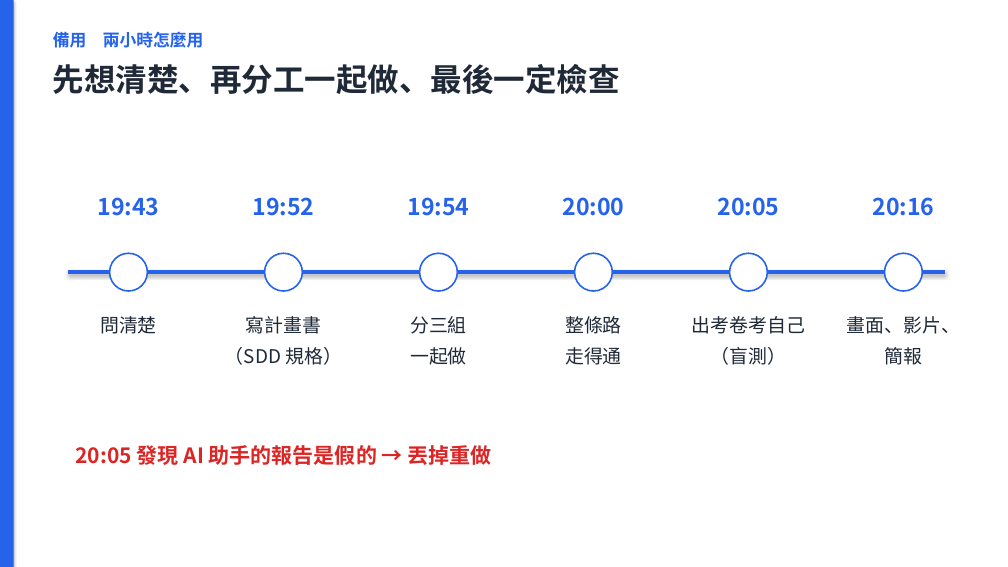
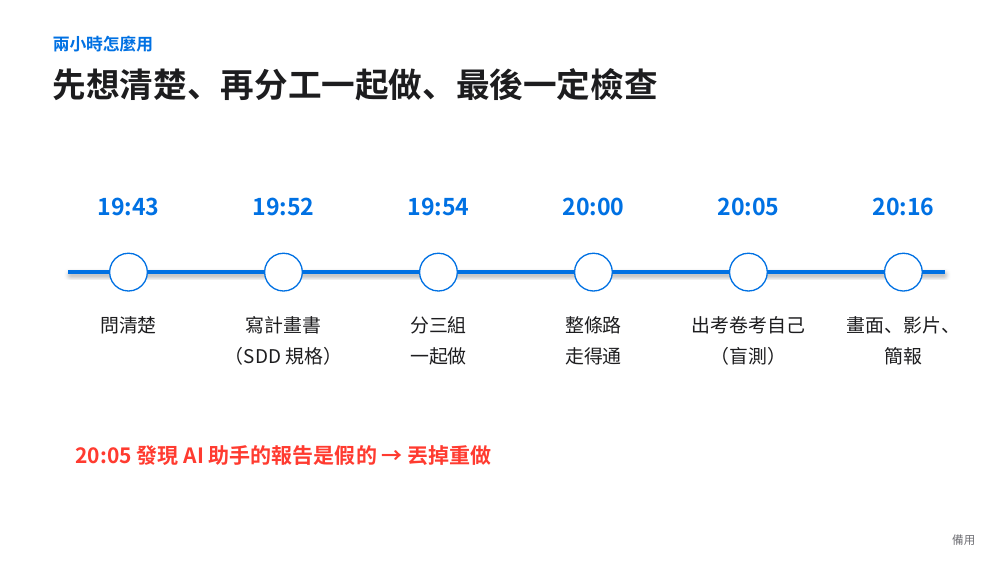
Before and after one commit to jaylooloomi/contract-check, a slide deck: slide 10 of docs/deck/合約外規檢查_簡報.pptx. Drawn at 1008x567 pixels with LibreOffice and Linux fonts; fonts in the diff are those of the drawing. Boxes give left, top, right and bottom in pixels: in the first picture for what was removed or moved away, otherwise in the second. Text is boxed around its words. In the diff, an @@ line names an element or a change of style, - is before the commit and + after.

```diff
--- a/docs/deck/合約外規檢查_簡報.pptx
+++ b/docs/deck/合約外規檢查_簡報.pptx
@@ rectangle removed at [0, 0, 14, 567] @@
@@ text at [53, 35, 153, 52]: text changed; text colour #2563EB to #0071E3 @@
-備用 兩小時怎麼用
+兩小時怎麼用
@@ text "先想清楚、再分工一起做、最後一定檢查" at [53, 68, 658, 101]: size 30 to 32 pt, text colour #1F2937 to #1D1D1F @@
@@ text colour #2563EB to #0071E3 in 6 elements at [98, 197, 160, 216], [253, 197, 315, 216], [408, 197, 470, 216], [562, 197, 624, 216], [717, 197, 779, 216], [872, 197, 934, 216] @@
@@ outline #2563EB 1.5 pt to #0071E3 1.25 pt in 6 elements at [110, 253, 147, 291], [265, 253, 302, 291], [420, 253, 457, 291], [575, 253, 613, 291], [730, 253, 768, 291], [885, 253, 923, 291] @@
@@ line (68, 272) - (945, 272): stroke #2563EB 4 pt to #0071E3 4 pt @@
@@ text colour #1F2937 to #1D1D1F in 6 elements at [100, 316, 157, 334], [225, 316, 342, 365], [410, 316, 467, 365], [565, 316, 622, 365], [692, 316, 805, 365], [847, 316, 960, 365] @@
@@ text "20:05 發現 AI 助手的報告是假的 → ..." at [75, 445, 492, 465]: text colour #DC2626 to #FF3B30 @@
@@ text added at [952, 534, 975, 545], 11 pt, text #6E6E73 @@
+備用
```
Also in this commit, not shown: 9 other slides changed, 13 other files.
